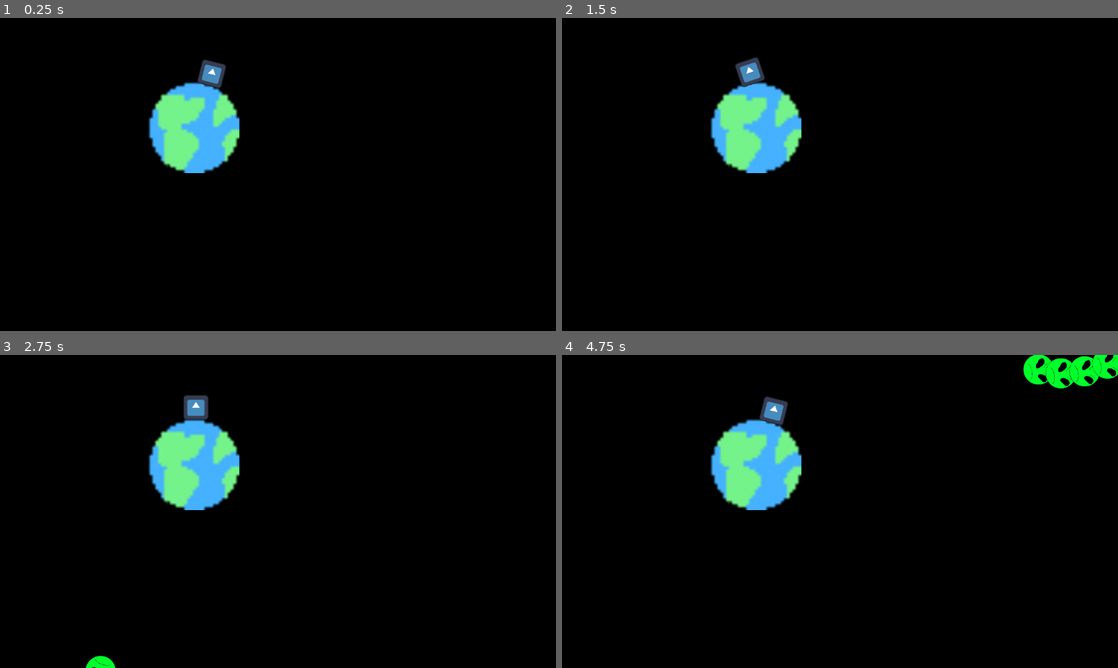
Above: before the commit, frames 1-4 (two rows, left to right).
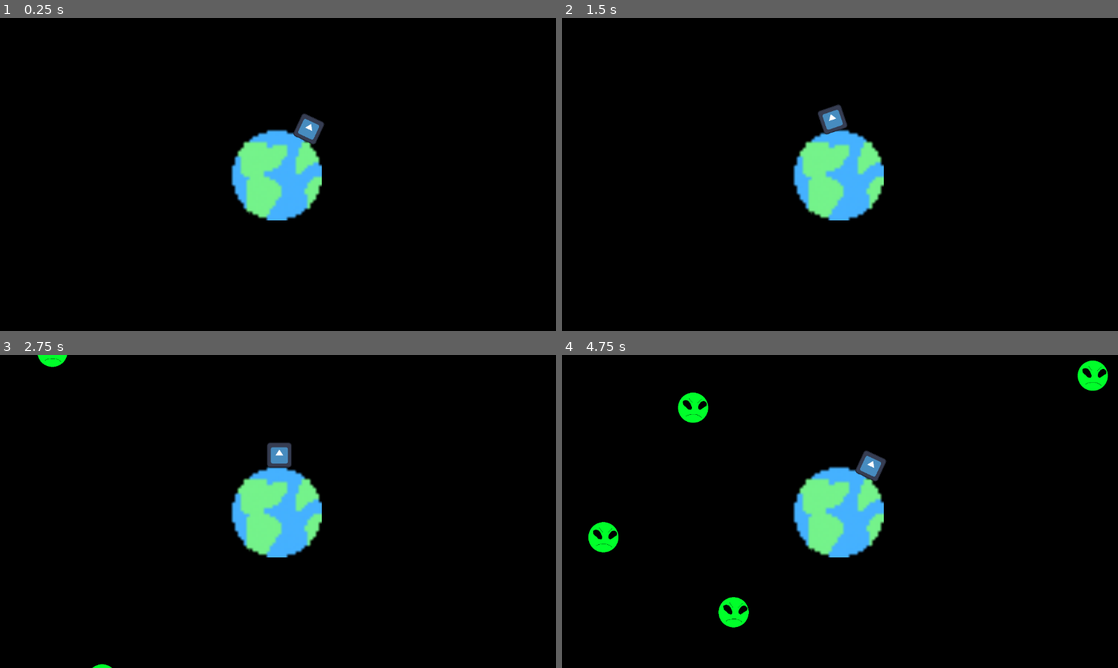
Above: after the commit, the same moments.

Repository: dbm19/mini-jam-166
Game: Godot game, scene res://game.tscn
Two runs of this game, one before a commit and one after it. Both use one fixed random seed, a clock stepped at 60 frames per second and the inputs below. The project has no main scene, so this scene is started directly. The engine's default icon, where the game draws it, is replaced by a stand-in: a white triangle on a blue panel in a dark square.
Inputs:
- Up to frame 1 (0.25 s): no input
- Up to frame 2 (1.5 s): tap Space (change_direction) at 0.6, 1.35 s
- Up to frame 3 (2.75 s): tap Space (change_direction) at 2.1 s
- Up to frame 4 (4.75 s): tap Space (change_direction) at 2.85, 3.6, 4.35 s

The runs differ from the first frame. In frame 1, 8.3% of the frame differs, in the area x 26-59%, y 13-65%; in frame 2, 8.3%; in frame 3, 8.6%; in frame 4, 11%, in the area x 4-100%, y 0-88%.

Commit message:
Aliens spawn properly now

Diff:
--- a/alien_spawn_path_follow.gd
+++ b/alien_spawn_path_follow.gd
@@ -20,4 +20,5 @@
 func _on_alien_spawn_timer_timeout() -> void:
 	progress_ratio = rng.randf_range(0.0, 1.0)
 	var alien_instance = alien_scene.instantiate()
-	self.add_child(alien_instance)
+	alien_instance.position = position
+	get_node("../../").add_child(alien_instance)
--- a/earth_area_2d.gd
+++ b/earth_area.gd
@@ -1,11 +1,14 @@
 extends Area2D
-
-var window_size = DisplayServer.window_get_size()
 
 # Called when the node enters the scene tree for the first time.
 func _ready() -> void:
-	position = window_size / 2
+	pass
 
 # Called every frame. 'delta' is the elapsed time since the previous frame.
 func _process(delta: float) -> void:
 	pass
+
+func _on_area_entered(area: Area2D) -> void:
+	print("pee")
+	if area.is_in_group("alien"):
+		area.get_parent().queue_free()
--- a/game.tscn
+++ b/game.tscn
@@ -1,6 +1,6 @@
 [gd_scene load_steps=12 format=3 uid="uid://ddhg1y4i8vu3n"]
 
-[ext_resource type="Script" path="res://earth_area_2d.gd" id="1_4lbv2"]
+[ext_resource type="Script" path="res://earth_area.gd" id="2_5esps"]
 [ext_resource type="Texture2D" uid="uid://bpmi4beqgo12i" path="res://earth.png" id="2_eub8m"]
 [ext_resource type="Texture2D" uid="uid://biuavkrjjv3kh" path="res://icon.svg" id="2_uj5e7"]
 [ext_resource type="Script" path="res://player_path_follow.gd" id="3_oa55r"]
@@ -12,7 +12,14 @@
 gradient = SubResource("Gradient_cqlua")
 fill_from = Vector2(1, 0)
 
+[sub_resource type="Curve2D" id="Curve2D_cgxby"]
+_data = {
+"points": PackedVector2Array(0, 0, 0, 0, 1224, 297, 0, 0, 0, 0, 1150, 751, 0, 0, 0, 0, 589, 853, 0, 0, 0, 0, -29, 668, 0, 0, 0, 0, -105, 318, 0, 0, 0, 0, -29, -137, 0, 0, 0, 0, 583, -247, 0, 0, 0, 0, 1134, -149, 0, 0, 0, 0, 1228, 309)
+}
+point_count = 9
+
 [sub_resource type="CircleShape2D" id="CircleShape2D_5y6j1"]
+radius = 236.008
 
 [sub_resource type="Curve2D" id="Curve2D_uqb88"]
 _data = {
@@ -21,13 +28,7 @@
 point_count = 28
 
 [sub_resource type="CircleShape2D" id="CircleShape2D_04d4h"]
-radius = 54.8293
-
-[sub_resource type="Curve2D" id="Curve2D_cgxby"]
-_data = {
-"points": PackedVector2Array(0, 0, 0, 0, 1224, 297, 0, 0, 0, 0, 1150, 751, 0, 0, 0, 0, 589, 853, 0, 0, 0, 0, -29, 668, 0, 0, 0, 0, -105, 318, 0, 0, 0, 0, -29, -137, 0, 0, 0, 0, 583, -247, 0, 0, 0, 0, 1134, -149, 0, 0, 0, 0, 1228, 309)
-}
-point_count = 9
+radius = 5.0
 
 [node name="Game" type="Node2D"]
 
@@ -43,38 +44,6 @@
 grow_vertical = 2
 texture = SubResource("GradientTexture2D_54sxo")
 
-[node name="EarthArea2D" type="Area2D" parent="."]
-position = Vector2(565, 322)
-scale = Vector2(0.4, 0.4)
-script = ExtResource("1_4lbv2")
-
-[node name="EarthSprite" type="Sprite2D" parent="EarthArea2D"]
-scale = Vector2(15, 15)
-texture = ExtResource("2_eub8m")
-
-[node name="EarthCollisionShape" type="CollisionShape2D" parent="EarthArea2D"]
-shape = SubResource("CircleShape2D_5y6j1")
-
-[node name="PlayerPath" type="Path2D" parent="EarthArea2D"]
-curve = SubResource("Curve2D_uqb88")
-
-[node name="PlayerPathFollow" type="PathFollow2D" parent="EarthArea2D/PlayerPath"]
-position = Vector2(37.5, -230)
-rotation = 0.266252
-script = ExtResource("3_oa55r")
-
-[node name="PlayerArea2D" type="Area2D" parent="EarthArea2D/PlayerPath/PlayerPathFollow"]
-position = Vector2(-42.9758, -53.062)
-rotation = -0.266252
-scale = Vector2(1, 1)
-
-[node name="PlayerSprite2D" type="Sprite2D" parent="EarthArea2D/PlayerPath/PlayerPathFollow/PlayerArea2D"]
-texture = ExtResource("2_uj5e7")
-
-[node name="PlayerCollisionShape" type="CollisionShape2D" parent="EarthArea2D/PlayerPath/PlayerPathFollow/PlayerArea2D"]
-position = Vector2(3.05176e-05, -2.5)
-shape = SubResource("CircleShape2D_04d4h")
-
 [node name="AlienSpawnPath" type="Path2D" parent="."]
 curve = SubResource("Curve2D_cgxby")
 
@@ -86,4 +55,40 @@
 rotation = 1.73237
 script = ExtResource("5_tf72t")
 
+[node name="EarthArea" type="Area2D" parent="."]
+position = Vector2(573, 324)
+script = ExtResource("2_5esps")
+
+[node name="EarthSprite" type="Sprite2D" parent="EarthArea"]
+position = Vector2(-2, -1)
+scale = Vector2(6, 6)
+texture = ExtResource("2_eub8m")
+
+[node name="EarthCollisionShape" type="CollisionShape2D" parent="EarthArea"]
+position = Vector2(-0.999939, -0.999969)
+scale = Vector2(0.4, 0.4)
+shape = SubResource("CircleShape2D_5y6j1")
+
+[node name="PlayerPath" type="Path2D" parent="EarthArea"]
+position = Vector2(-1.99994, -0.999969)
+scale = Vector2(0.4, 0.4)
+curve = SubResource("Curve2D_uqb88")
+
+[node name="PlayerPathFollow" type="PathFollow2D" parent="EarthArea/PlayerPath"]
+position = Vector2(37.5, -230)
+rotation = 0.266252
+script = ExtResource("3_oa55r")
+
+[node name="PlayerArea2D" type="Area2D" parent="EarthArea/PlayerPath/PlayerPathFollow"]
+position = Vector2(-42.9758, -53.062)
+rotation = -0.266252
+
+[node name="PlayerSprite2D" type="Sprite2D" parent="EarthArea/PlayerPath/PlayerPathFollow/PlayerArea2D"]
+texture = ExtResource("2_uj5e7")
+
+[node name="PlayerCollisionShape" type="CollisionShape2D" parent="EarthArea/PlayerPath/PlayerPathFollow/PlayerArea2D"]
+position = Vector2(3.05176e-05, -2.5)
+shape = SubResource("CircleShape2D_04d4h")
+
 [connection signal="timeout" from="AlienSpawnPath/AlienSpawnTimer" to="AlienSpawnPath/AlienSpawnPathFollow" method="_on_alien_spawn_timer_timeout"]
+[connection signal="area_entered" from="EarthArea" to="EarthArea" method="_on_area_entered"]
--- a/green_alien.gd
+++ b/green_alien.gd
@@ -1,14 +1,14 @@
 extends RigidBody2D
 
 var center_of_map
-var speed = 50.0
+var speed = 100.0
 var direction
 
 # Called when the node enters the scene tree for the first time.
 func _ready() -> void:
-	center_of_map = Vector2(DisplayServer.window_get_size() / 2)
+	center_of_map = Vector2(573, 323)
+	direction = (center_of_map - position).normalized()
 
 # Called every frame. 'delta' is the elapsed time since the previous frame.
 func _process(delta: float) -> void:
-	direction = (center_of_map - global_position).normalized()
 	global_position += direction * speed * delta
--- a/green_alien.tscn
+++ b/green_alien.tscn
@@ -13,5 +13,5 @@
 scale = Vector2(0.5, 0.5)
 texture = ExtResource("1_vwxbq")
 
-[node name="GreenAlienCollisionShape" type="CollisionShape2D" parent="."]
+[node name="GreenAlienCollisionShape" type="CollisionShape2D" parent="." groups=["alien"]]
 shape = SubResource("CircleShape2D_towpl")
--- a/player_path_follow.gd
+++ b/player_path_follow.gd
@@ -1,6 +1,6 @@
 extends PathFollow2D
 
-var speed = 5
+var speed = 10
 
 # Called when the node enters the scene tree for the first time.
 func _ready() -> void:
